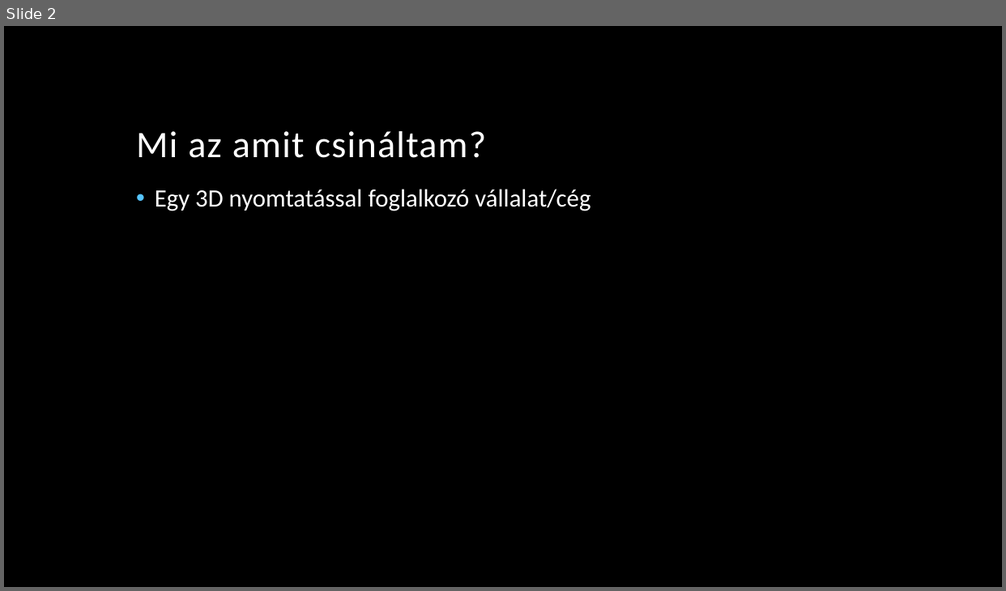
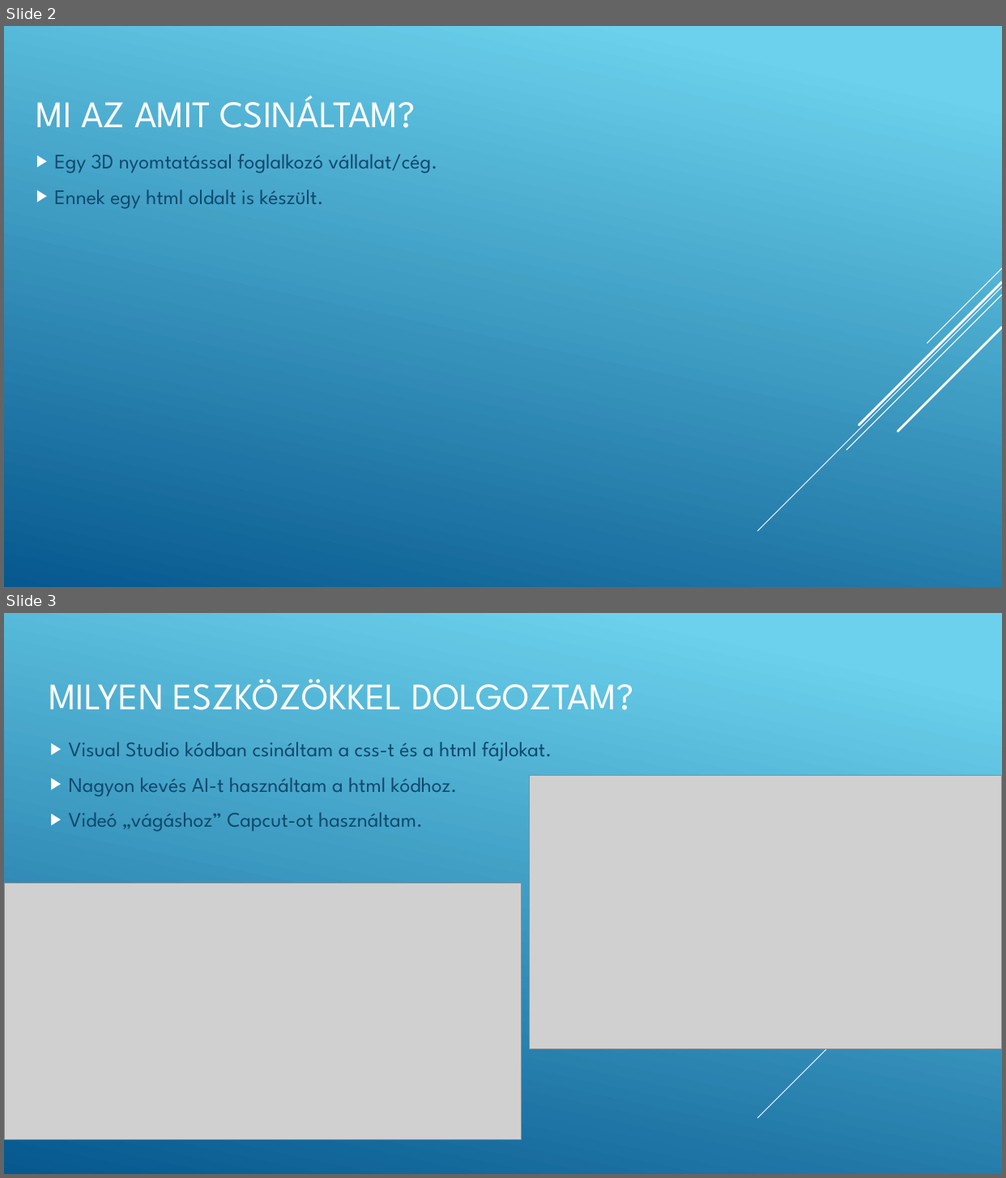
Before and after one commit to milan1252/3D-Nyomtatas, a slide deck: 3DNyomtatás.pptx. Shown one above the other, each under a label of ours: slide 2 before the commit, slides 2 and 3 after it. The pictures are 1006x591 and 1006x1178 pixels, drawn with LibreOffice and Linux fonts; fonts in the diff are those of the drawing; grey boxes stand for pictures; background and template pictures are left out. Boxes give left, top, right and bottom in pixels: in the first picture for what was removed or moved away, otherwise in the second. Text is boxed around its words. In the diff, an @@ line names an element or a change of style, - is before the commit and + after.

```diff
--- a/3DNyomtatás.pptx
+++ b/3DNyomtatás.pptx
@@ slide 3 added at [4, 613, 1002, 1174], background gradient #6ED2EB to #06588E; not listed: 5 template elements that a slide beside it also shows @@
@@ title added at [49, 679, 634, 710], 36 pt, text #FFFFFF @@
+MILYEN ESZKÖZÖKKEL DOLGOZTAM?
@@ text added at [69, 742, 552, 832], 20 pt, text #0F496F @@
+▶ Visual Studio kódban csináltam a css-t és a html fájlokat.
+▶ Nagyon kevés AI-t használtam a html kódhoz.
+▶ Videó „vágáshoz” Capcut-ot használtam.
@@ picture added at [530, 776, 1002, 1050] @@
@@ picture added at [4, 884, 521, 1140] @@
@@ slide 2 changed as well @@
@@ background picture (left out) to gradient #6ED2EB to #06588E @@
@@ title "MI AZ AMIT CSINÁLTAM?" at [36, 96, 415, 128]: vertical alignment bottom to middle @@
@@ title at [36, 96, 415, 128]: text changed; font Calibri to League Spartan @@
-Mi az amit csináltam?
+MI AZ AMIT CSINÁLTAM?
@@ text at [54, 154, 438, 209]: text changed; size 24 to 20 pt; font Calibri to League Spartan; text colour #FFFFFF to #0F496F @@
-• Egy 3D nyomtatással foglalkozó vállalat/cég
+▶ Egy 3D nyomtatással foglalkozó vállalat/cég.
+▶ Ennek egy html oldalt is készült.
@@ group added at [758, 268, 1002, 531]: 5 lines @@
```
Also in this commit, not shown: 1 other slide changed, 3 other slides added, 1 other file.
